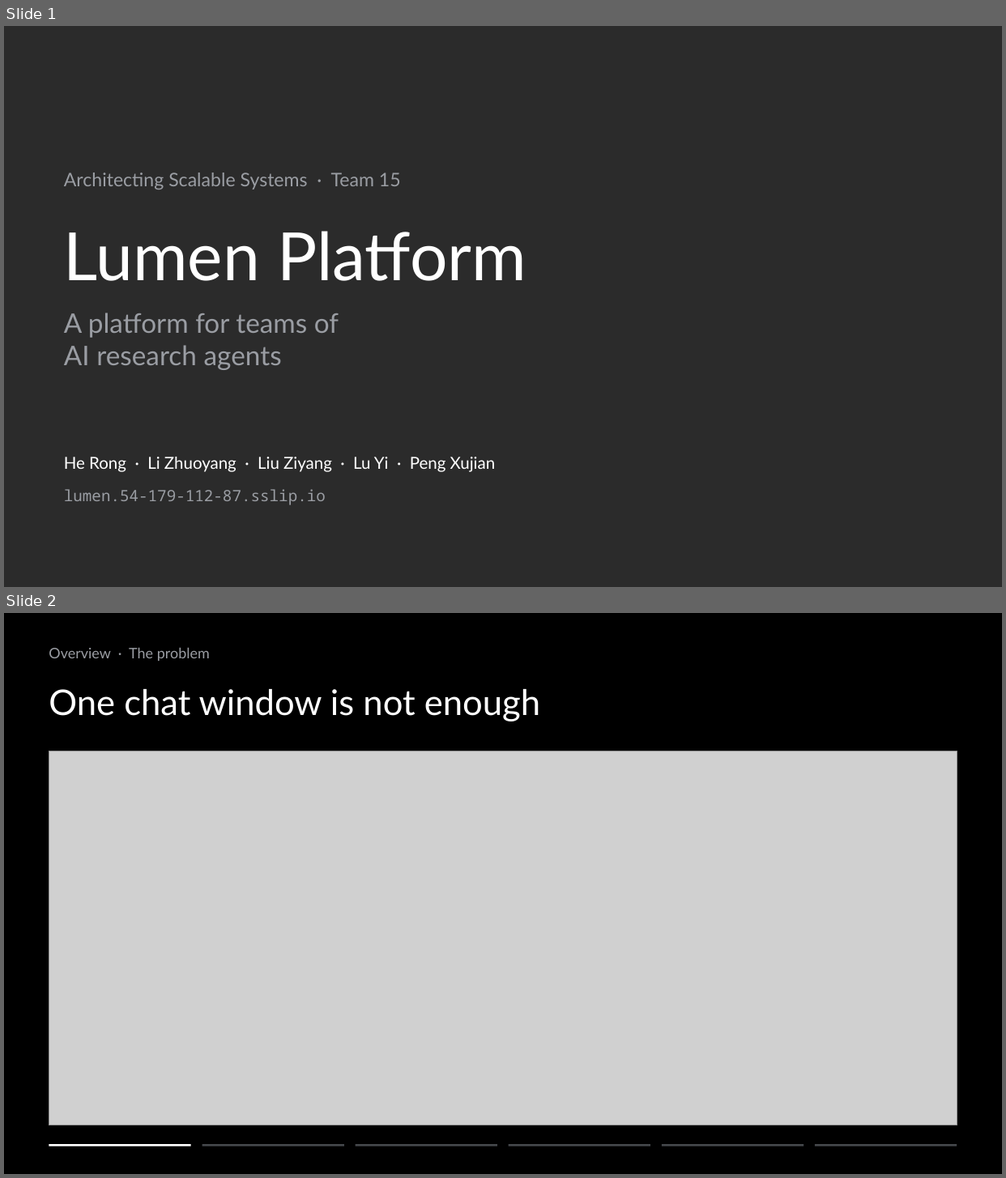
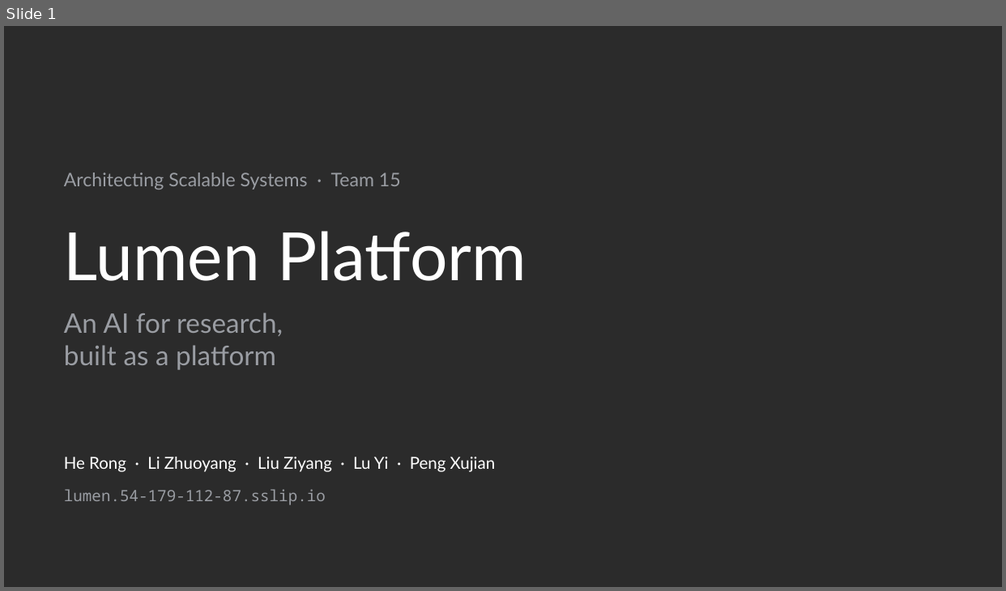
Before and after one commit to ziyangliu-666/lumen-next, a slide deck: docs/platform/slides/out/Team15-Lumen-Platform.pptx. Shown one above the other, each under a label of ours: slides 1 and 2 before the commit, slide 1 after it. The pictures are 1006x1178 and 1006x591 pixels, drawn with LibreOffice and Linux fonts; fonts in the diff are those of the drawing; grey boxes stand for pictures; background and template pictures are left out; a plain dark background stands for a picture behind light text. Boxes give left, top, right and bottom in pixels: in the first picture for what was removed or moved away, otherwise in the second. Text is boxed around its words. In the diff, an @@ line names an element or a change of style, - is before the commit and + after.

```diff
--- a/docs/platform/slides/out/Team15-Lumen-Platform.pptx
+++ b/docs/platform/slides/out/Team15-Lumen-Platform.pptx
@@ slide 2 removed at [4,613,1002,1174], background #000000 @@
@@ text removed at [49,648,210,661] @@
-Overview · The problem
@@ text removed at [49,689,540,722] @@
-One chat window is not enough
@@ picture removed at [49,752,957,1126] @@
@@ rectangle removed at [49,1144,191,1147] @@
@@ rectangle removed at [202,1144,345,1147] @@
@@ rectangle removed at [355,1144,497,1147] @@
@@ rectangle removed at [509,1144,651,1147] @@
@@ rectangle removed at [662,1144,804,1147] @@
@@ rectangle removed at [815,1144,957,1147] @@
@@ slide 1 changed as well @@
@@ text at [64,313,283,370]: text changed @@
-A platform for teams of
-AI research agents
+An AI for research,
+built as a platform
```
Also in this commit, not shown: 13 other slides changed, 1 slide added, 13 other slides removed, 11 other files.
